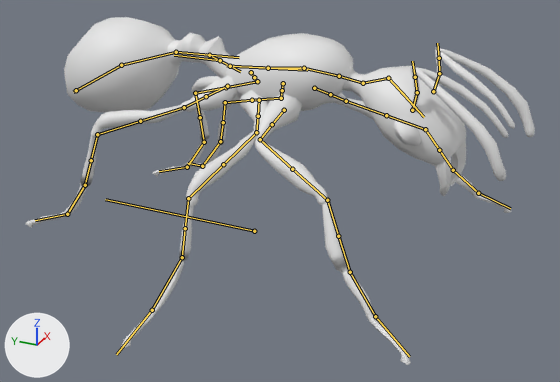
The FBX model Honey Towers/Assets/Ben/texutes/ant/ant.fbx, before and after one commit.
Rendered twice from a 50 mm camera at (-1.585, -0.785, 0.919) aimed at (-0.035, -0.087, 0.144). Lighting does not change. The marker at lower left points along +X, +Y and +Z. Both versions are drawn at frame 21 of the action 'RIG-Armature_mier|walk_ant'; the numbers are the values there. The bones that bend it are drawn over the model as lines.

The first picture shows 'mier'.
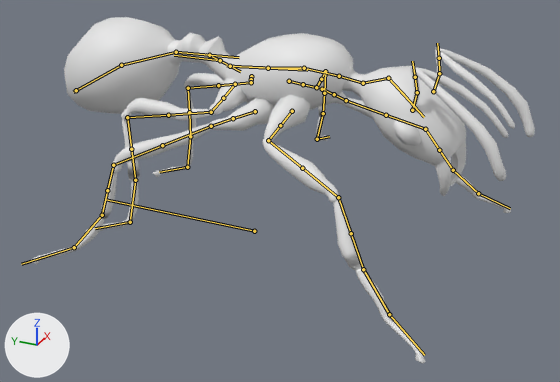
What differs and where, as boxes [x1, y1, x2, y2] in the pictures (560 x 382 px):
'mier', posed
    before: [26, 17, 535, 365]
    after: [30, 17, 535, 363]
bone 'DEF-front_thigh.L', root to tip
    before: (314, 88) to (330, 94)
    after: (322, 89) to (334, 94)
bone 'DEF-front_shin.L', root to tip
    before: (346, 101) to (386, 115)
    after: (346, 100) to (386, 115)
bone 'DEF-front_thigh.R', root to tip
    before: (284, 110) to (272, 124)
    after: (292, 111) to (280, 125)
bone 'DEF-front_shin.R', root to tip
    before: (260, 139) to (292, 169)
    after: (268, 140) to (302, 168)
bone 'DEF-front_toe.R', root to tip
    before: (350, 272) to (375, 316)
    after: (363, 269) to (389, 314)
bone 'DEF-thigh.L', root to tip
    before: (283, 83) to (282, 90)
    after: (289, 81) to (303, 84)
bone 'DEF-thigh.L.001', root to tip
    before: (282, 90) to (281, 98)
    after: (303, 84) to (316, 87)
bone 'DEF-shin.L', root to tip
    before: (281, 98) to (252, 100)
    after: (316, 87) to (321, 79)
bone 'DEF-shin.L.001', root to tip
    before: (252, 100) to (225, 102)
    after: (321, 79) to (325, 71)
bone 'DEF-foot.L', root to tip
    before: (225, 102) to (223, 122)
    after: (325, 71) to (324, 93)
bone 'DEF-toe.L', root to tip
    before: (220, 141) to (202, 166)
    after: (323, 113) to (317, 139)
bone 'DEF-toe.L.001', root to tip
    before: (202, 166) to (187, 163)
    after: (317, 139) to (329, 136)
bone 'DEF-thigh.L.002', root to tip
    before: (251, 72) to (254, 77)
    after: (251, 76) to (251, 79)
bone 'DEF-thigh.L.003', root to tip
    before: (254, 77) to (257, 81)
    after: (251, 79) to (251, 82)
bone 'DEF-shin.L.002', root to tip
    before: (257, 81) to (226, 87)
    after: (251, 82) to (218, 85)
bone 'DEF-shin.L.003', root to tip
    before: (226, 87) to (195, 93)
    after: (218, 85) to (188, 88)
bone 'DEF-foot.L.002', root to tip
    before: (195, 93) to (200, 117)
    after: (188, 88) to (189, 112)
bone 'DEF-foot.L.003', root to tip
    before: (200, 117) to (204, 142)
    after: (189, 112) to (190, 136)
bone 'DEF-toe.L.002', root to tip
    before: (204, 142) to (187, 167)
    after: (190, 136) to (187, 167)
bone 'DEF-toe.L.003', root to tip
    before: (187, 167) to (159, 171)
    after: (187, 167) to (159, 172)
bone 'DEF-thigh.R', root to tip
    before: (259, 100) to (258, 116)
    after: (255, 111) to (233, 118)
bone 'DEF-thigh.R.001', root to tip
    before: (258, 116) to (256, 132)
    after: (233, 118) to (211, 126)
bone 'DEF-shin.R', root to tip
    before: (256, 132) to (223, 164)
    after: (211, 126) to (162, 145)
bone 'DEF-shin.R.001', root to tip
    before: (223, 164) to (188, 198)
    after: (162, 145) to (113, 165)
bone 'DEF-foot.R', root to tip
    before: (188, 198) to (185, 228)
    after: (113, 165) to (107, 190)
bone 'DEF-toe.R', root to tip
    before: (182, 257) to (152, 310)
    after: (102, 215) to (74, 247)
bone 'DEF-toe.R.001', root to tip
    before: (152, 310) to (116, 354)
    after: (74, 247) to (21, 264)
bone 'DEF-thigh.R.002', root to tip
    before: (227, 86) to (206, 96)
    after: (235, 84) to (223, 98)
bone 'DEF-shin.R.002', root to tip
    before: (184, 107) to (140, 121)
    after: (211, 112) to (168, 115)
bone 'DEF-shin.R.003', root to tip
    before: (140, 121) to (97, 134)
    after: (168, 115) to (127, 117)
bone 'DEF-foot.R.002', root to tip
    before: (97, 134) to (91, 160)
    after: (127, 117) to (131, 149)
bone 'DEF-foot.R.003', root to tip
    before: (91, 160) to (85, 185)
    after: (131, 149) to (135, 180)
bone 'DEF-toe.R.002', root to tip
    before: (85, 185) to (67, 214)
    after: (135, 180) to (130, 222)
bone 'DEF-toe.R.003', root to tip
    before: (67, 214) to (35, 220)
    after: (130, 222) to (95, 228)

The edits, one by one:
Bone 'DEF-front_thigh.L' (bone_def_front_thigh_l) moves from (0.0, 0.0, 0.0) to (-0.004, -0.002, 0.019).
Bone 'DEF-front_thigh.L' (bone_def_front_thigh_l) turns from (37, -3, 8) to (23, -2, 7) degrees about its own x, y and z.
Bone 'DEF-front_thigh.L' (bone_def_front_thigh_l) is rescaled from (0.99, 1.02, 0.99) to (1.0, 1.01, 1.0).
Bone 'DEF-front_shin.L' (bone_def_front_shin_l) turns from (-35, -1, 2) to (-18, -1, 2) degrees about its own x, y and z.
Bone 'DEF-front_thigh.R' (bone_def_front_thigh_r) moves from (0.0, 0.0, 0.0) to (0.004, -0.002, 0.019).
Bone 'DEF-front_thigh.R' (bone_def_front_thigh_r) turns from (-7, 0, -6) to (-6, 0, -8) degrees about its own x, y and z.
Bone 'DEF-front_shin.R' (bone_def_front_shin_r) turns from (14, 2, -3) to (15, 2, -4) degrees about its own x, y and z.
Bone 'DEF-front_toe.R' (bone_def_front_toe_r) turns from (-6, 0, 6) to (-7, 0, 7) degrees about its own x, y and z.
Bone 'DEF-thigh.L' (bone_def_thigh_l) moves from (0.0, 0.0, 0.0) to (0.001, -0.033, -0.006).
Bone 'DEF-thigh.L' (bone_def_thigh_l) turns from (-14, 1, 6) to (-55, -10, -18) degrees about its own x, y and z.
Bone 'DEF-thigh.L.001' (bone_def_thigh_l_001) turns from (0, -1, 0) to (0, 7, 0) degrees about its own x, y and z.
Bone 'DEF-shin.L' (bone_def_shin_l) turns from (20, -1, 1) to (19, 7, -3) degrees about its own x, y and z.
Bone 'DEF-shin.L.001' (bone_def_shin_l_001) turns from (0, 13, 0) to (0, 14, 0) degrees about its own x, y and z.
Bone 'DEF-foot.L' (bone_def_foot_l) turns from (-8, 18, -6) to (-12, 13, 20) degrees about its own x, y and z.
Bone 'DEF-toe.L' (bone_def_toe_l) turns from (0, 0, 1) to (0, -1, -4) degrees about its own x, y and z.
Bone 'DEF-toe.L.001' (bone_def_toe_l_001) turns from (2, -14, -8) to (-1, -9, -16) degrees about its own x, y and z.
Bone 'DEF-thigh.L.002' (bone_def_thigh_l_002) moves from (0.0, 0.0, 0.0) to (-0.01, -0.008, 0.001).
Bone 'DEF-thigh.L.002' (bone_def_thigh_l_002) turns from (-25, 1, 5) to (-15, 0, 2) degrees about its own x, y and z.
Bone 'DEF-thigh.L.003' (bone_def_thigh_l_003) turns from (0, -2, 0) to (0, -1, 0) degrees about its own x, y and z.
Bone 'DEF-shin.L.002' (bone_def_shin_l_002) turns from (26, -2, 1) to (17, 0, 0) degrees about its own x, y and z.
Bone 'DEF-shin.L.003' (bone_def_shin_l_003) turns from (0, -5, 0) to (0, -4, 0) degrees about its own x, y and z.
Bone 'DEF-foot.L.002' (bone_def_foot_l_002) turns from (-12, -4, 16) to (-8, -5, 15) degrees about its own x, y and z.
Bone 'DEF-foot.L.003' (bone_def_foot_l_003) turns from (0, 10, 0) to (0, 16, 0) degrees about its own x, y and z.
Bone 'DEF-toe.L.002' (bone_def_toe_l_002) turns from (10, 10, -17) to (-12, 15, -3) degrees about its own x, y and z.
Bone 'DEF-toe.L.003' (bone_def_toe_l_003) turns from (8, -10, 0) to (31, -8, -13) degrees about its own x, y and z.
Bone 'DEF-thigh.R' (bone_def_thigh_r) moves from (-0.013, -0.023, -0.012) to (-0.003, 0.0, -0.024).
Bone 'DEF-thigh.R' (bone_def_thigh_r) turns from (-51, 4, 9) to (22, 1, -3) degrees about its own x, y and z.
Bone 'DEF-thigh.R' (bone_def_thigh_r) is rescaled from (1.02, 0.96, 1.02) to (0.97, 1.05, 0.97).
Bone 'DEF-thigh.R.001' (bone_def_thigh_r_001) turns from (0, -3, 0) to (0, 0, 0) degrees about its own x, y and z.
Bone 'DEF-shin.R' (bone_def_shin_r) turns from (8, -3, 4) to (-29, 1, 1) degrees about its own x, y and z.
Bone 'DEF-shin.R' (bone_def_shin_r) is rescaled from (0.98, 1.02, 1.0) to (1.01, 0.98, 1.01).
Bone 'DEF-shin.R.001' (bone_def_shin_r_001) turns from (0, -16, 0) to (0, -8, 0) degrees about its own x, y and z.
Bone 'DEF-foot.R' (bone_def_foot_r) turns from (2, -11, -16) to (3, -4, -9) degrees about its own x, y and z.
Bone 'DEF-foot.R' (bone_def_foot_r) is rescaled from (1.0, 1.0, 1.0) to (1.01, 1.0, 0.99).
Bone 'DEF-toe.R' (bone_def_toe_r) turns from (0, 1, 4) to (0, 1, 1) degrees about its own x, y and z.
Bone 'DEF-toe.R.001' (bone_def_toe_r_001) turns from (-1, 9, 16) to (1, 14, 8) degrees about its own x, y and z.
Bone 'DEF-thigh.R.002' (bone_def_thigh_r_002) moves from (0.0, 0.0, 0.0) to (0.008, -0.02, 0.007).
Bone 'DEF-thigh.R.002' (bone_def_thigh_r_002) turns from (5, 0, -2) to (-35, 0, 1) degrees about its own x, y and z.
Bone 'DEF-thigh.R.002' (bone_def_thigh_r_002) is rescaled from (0.99, 1.01, 0.99) to (1.02, 0.97, 1.02).
Bone 'DEF-shin.R.002' (bone_def_shin_r_002) turns from (-19, 0, 0) to (37, -1, 0) degrees about its own x, y and z.
Bone 'DEF-shin.R.002' (bone_def_shin_r_002) is rescaled from (1.0, 1.0, 1.0) to (0.99, 0.97, 1.04).
Bone 'DEF-shin.R.003' (bone_def_shin_r_003) turns from (0, -1, 0) to (0, 13, 0) degrees about its own x, y and z.
Bone 'DEF-foot.R.002' (bone_def_foot_r_002) turns from (17, 10, -9) to (-10, 24, -37) degrees about its own x, y and z.
Bone 'DEF-foot.R.002' (bone_def_foot_r_002) is rescaled from (1.0, 1.0, 1.0) to (1.03, 0.97, 1.01).
Bone 'DEF-foot.R.003' (bone_def_foot_r_003) turns from (0, -4, 0) to (0, -29, 0) degrees about its own x, y and z.
Bone 'DEF-toe.R.002' (bone_def_toe_r_002) turns from (-12, -2, 6) to (-14, -27, 12) degrees about its own x, y and z.
Bone 'DEF-toe.R.002' (bone_def_toe_r_002) is rescaled from (1.0, 1.0, 1.0) to (0.99, 1.02, 0.99).
Bone 'DEF-toe.R.003' (bone_def_toe_r_003) turns from (8, 10, 0) to (39, 7, 17) degrees about its own x, y and z.
